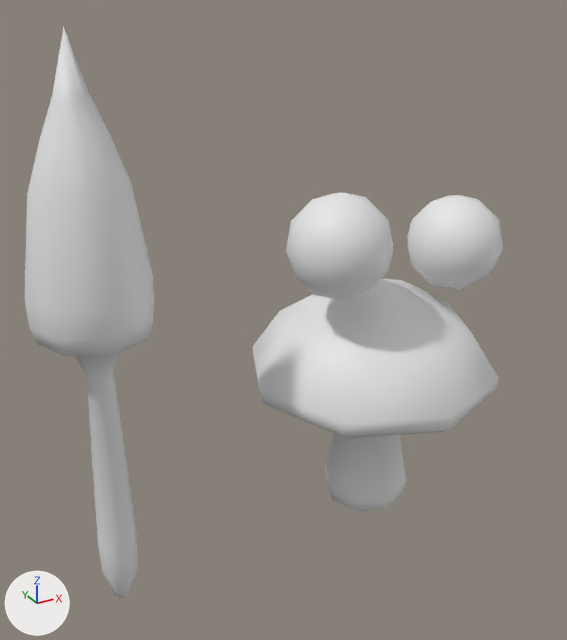
Two versions of the FBX model res/model/mushroom.fbx, one commit apart.
Before and after are seen from a 50 mm camera at (-0.0321, -0.0444, 0.0411) aimed at (-0.0073, 0.0007, 0.0185). The axes (+X, +Y, +Z) are drawn at lower left. The lights are the same throughout. Where no turn or scale is listed for an object, it has been applied to the vertices.

The first picture shows 'Icosphere', 'Icosphere.001', 'big_mushroom', 'mushroom'.
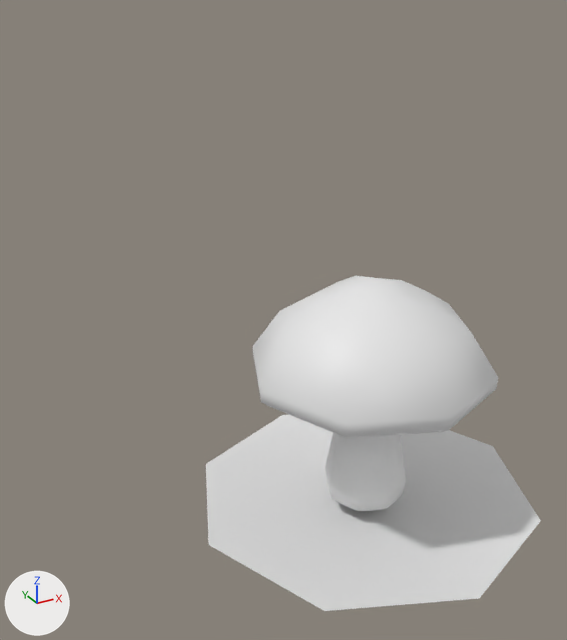
Location of each change, [x1, y1, x2, y2] in pixels of the pictures (567 x 640 px):
'bowl', added: after [206, 415, 541, 611]
'big_mushroom', deleted: before [25, 26, 154, 598]
'Icosphere.001', deleted: before [286, 192, 393, 300]
'Icosphere', deleted: before [407, 195, 503, 290]

What the commit changed:
Mesh me_bowl is new.
It has 40 vertices, 34 faces and spans x -0.0141..0.0141, y -0.0141..0.0141, z -0.0002..0.0017.
Object 'Icosphere' (ob_icosphere) is deleted.
Object 'Icosphere.001' (ob_icosphere_001) is deleted.
Object 'big_mushroom' (ob_big_mushroom) is deleted.
Object 'bowl' (ob_bowl) is new; it shows me_bowl.
Its location is (0.0, 0.0, 0.0).
